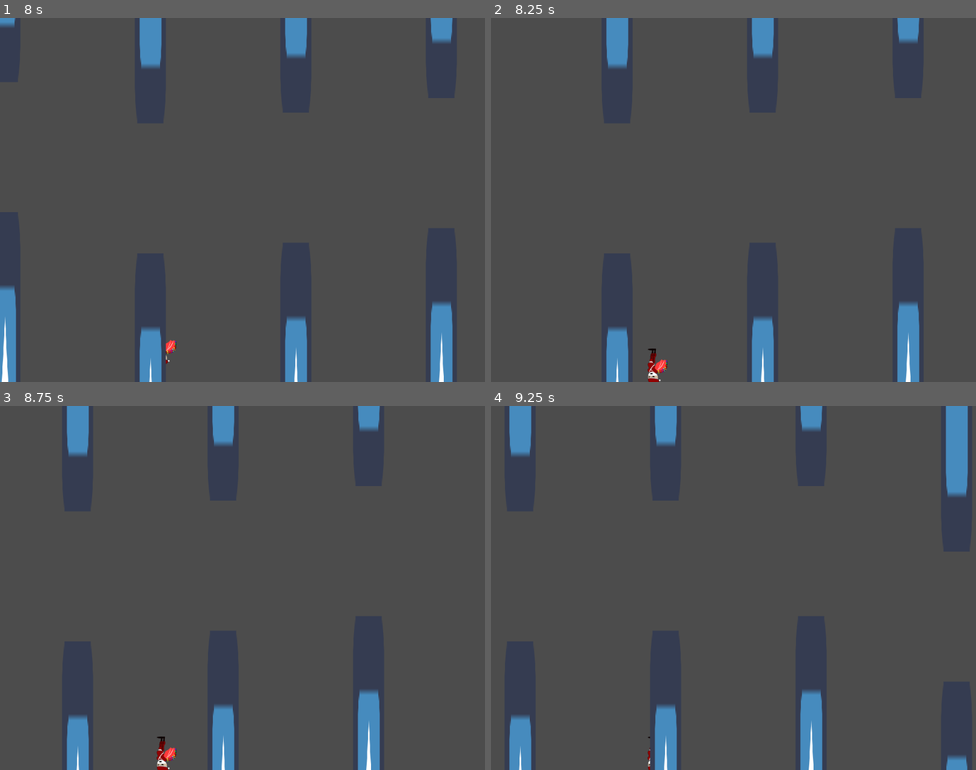
Above: before the commit, frames 1-4 (two rows, left to right).
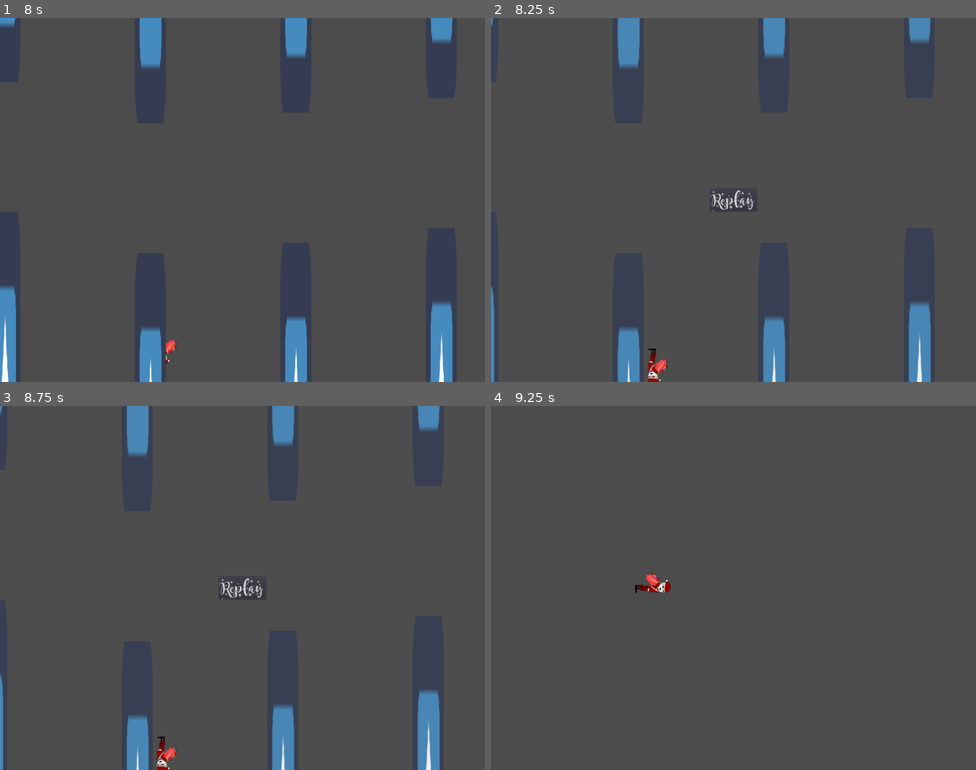
Above: after the commit, the same moments.

Repository: nathangranet/32-bit-holidays
Game: Godot game, scene res://Node2D.tscn
The game is run twice, just before and just after one commit, with the same random seed, the same clock (stepped at 60 frames per second) and the same inputs. The engine's default icon, where the game draws it, is replaced by a stand-in: a white triangle on a blue panel in a dark square.
Inputs (mouse positions are in pixels of both pictures, inside the frame that each line leads up to):
- Up to frame 1 (8 s): click "Start_delivery" at 0.5 s; tap Enter at 1.25 s; tap Space (fly) every 0.75 s from 1.35 to 7.35 s
- Up to frame 2 (8.25 s): tap Space (fly) at 8.1 s
- Up to frame 3 (8.75 s): no input
- Up to frame 4 (9.25 s): click (733, 588) at 8.75 s, where only the run after the commit has a clickable "Replay"

Frame 1 is identical in both runs. In frame 2, 4.7% of the frame differs, in the area x 0-91%, y 0-100%; in frame 3, 8.1%; in frame 4, 5.4%.

Commit message:
add replay

Diff:
--- a/Replay.gd
+++ b/Replay.gd
@@ -11,6 +11,5 @@
 	pass # Replace with function body.
 
 
-# Called every frame. 'delta' is the elapsed time since the previous frame.
-#func _process(delta):
-#	pass
+func _on_Button_pressed():
+	get_tree().change_scene("res://scene/Game.tscn")
--- a/project.godot
+++ b/project.godot
@@ -7,11 +7,6 @@
 ;   param=value ; assign values to parameters
 
 config_version=4
-
-_global_script_classes=[  ]
-_global_script_class_icons={
-
-}
 
 [application]
 
--- a/scene/Game.gd
+++ b/scene/Game.gd
@@ -16,3 +16,8 @@
 	var pipe = PIPE_CLASS.instance()
 	pipe.position = Vector2(1200, y)
 	self.add_child(pipe)
+
+
+func _on_Player_game_ended():
+	$Node2D/Replay.show()
+	get_tree().set_pause(true)
--- a/scene/Game.tscn
+++ b/scene/Game.tscn
@@ -1,7 +1,8 @@
-[gd_scene load_steps=4 format=2]
+[gd_scene load_steps=5 format=2]
 
 [ext_resource path="res://scene/Game.gd" type="Script" id=1]
 [ext_resource path="res://scene/Player.tscn" type="PackedScene" id=2]
+[ext_resource path="res://scene/Replay.tscn" type="PackedScene" id=3]
 
 [sub_resource type="RectangleShape2D" id=1]
 extents = Vector2( 800, 10 )
@@ -24,4 +25,13 @@
 position = Vector2( 564.133, 760.494 )
 shape = SubResource( 1 )
 
+[node name="Node2D" type="Node2D" parent="."]
+z_index = 10
+
+[node name="Replay" parent="Node2D" instance=ExtResource( 3 )]
+visible = false
+margin_right = 1000.0
+margin_bottom = 750.0
+
+[connection signal="game_ended" from="Player" to="." method="_on_Player_game_ended"]
 [connection signal="timeout" from="SpawnWallTimer" to="." method="_on_SpawnWallTimer_timeout"]
--- a/scene/Player.gd
+++ b/scene/Player.gd
@@ -2,6 +2,7 @@
 
 signal start_flight
 signal death
+signal game_ended
 
 var FLIGHT_CEILING = 28
 var GRAVITY = 8
@@ -126,6 +127,7 @@
 	if area.get_name() == "Ground":
 		# Play the crash sound again when we hit the ground
 		set_player_state(State.CRASHED)
+		emit_signal("game_ended")
 	# Until then we're still crashing
 	elif area.get_name() == "TopPipe" or area.get_name() == "BottomPipe":
 		set_player_state(State.CRASHING)
--- a/scene/Replay.tscn
+++ b/scene/Replay.tscn
@@ -11,7 +11,17 @@
 pause_mode = 2
 anchor_right = 1.0
 anchor_bottom = 1.0
+size_flags_horizontal = 3
+size_flags_vertical = 3
 script = ExtResource( 1 )
+__meta__ = {
+"_edit_use_anchors_": false
+}
+
+[node name="ColorRect" type="ColorRect" parent="."]
+anchor_right = 1.0
+anchor_bottom = 1.0
+color = Color( 0.333333, 0.333333, 0.333333, 0.0901961 )
 __meta__ = {
 "_edit_use_anchors_": false
 }
@@ -27,3 +37,8 @@
 margin_bottom = 23.0
 custom_fonts/font = SubResource( 1 )
 text = "Replay"
+__meta__ = {
+"_edit_use_anchors_": false
+}
+
+[connection signal="pressed" from="Button" to="." method="_on_Button_pressed"]
